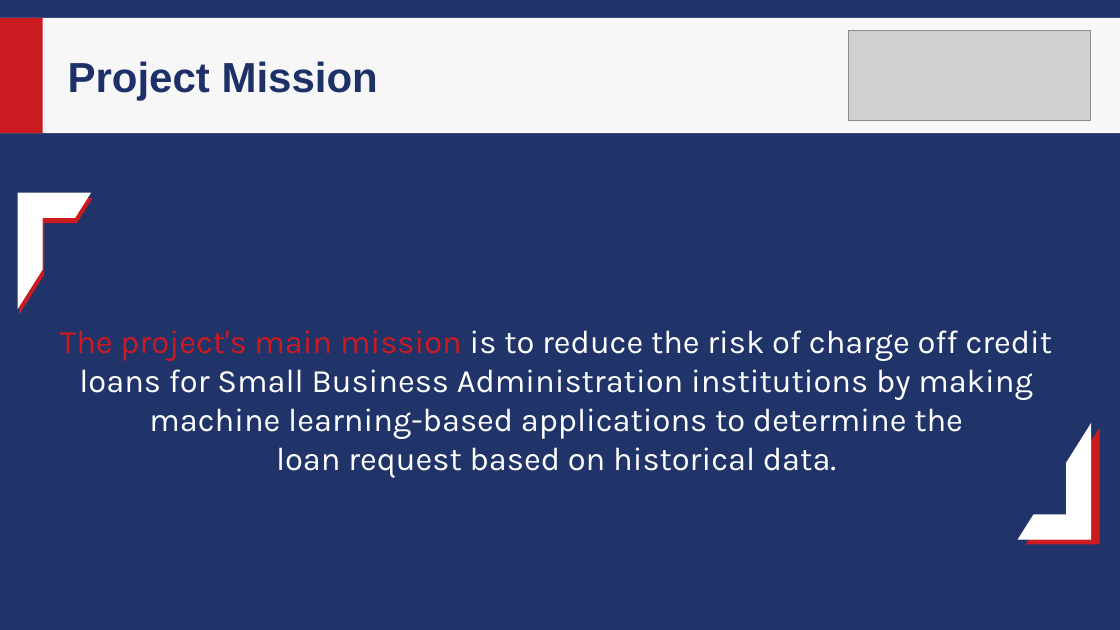
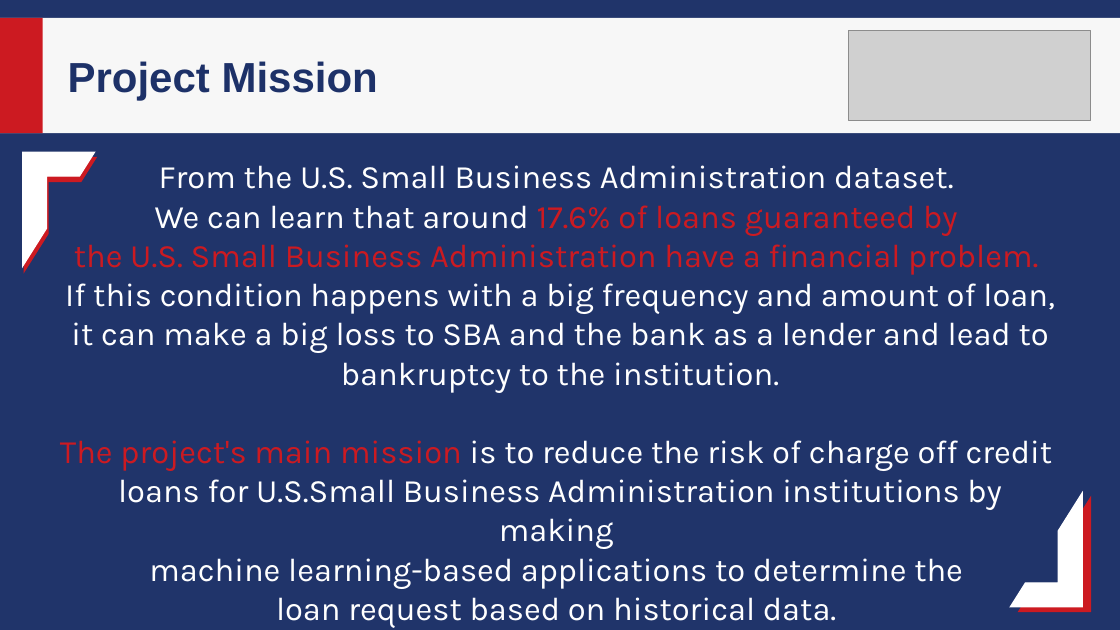
Before and after one commit to bagjasatia/Final_Project_SBA_Loan_Approval, a slide deck: slide 3 of SBA_Loan_Precentation.pptx. Drawn at 1120x630 pixels with LibreOffice and Linux fonts; fonts in the diff are those of the drawing; grey boxes stand for pictures. Boxes give left, top, right and bottom in pixels: in the first picture for what was removed or moved away, otherwise in the second. Text is boxed around its words. In the diff, an @@ line names an element or a change of style, - is before the commit and + after.

```diff
--- a/SBA_Loan_Precentation.pptx
+++ b/SBA_Loan_Precentation.pptx
@@ half frame: place and size @@
-half frame at <box>18,193,91,308</box>
+half frame at <box>23,152,95,266</box>
@@ half frame: place and size @@
-half frame at <box>19,198,92,313</box>
+half frame at <box>24,158,97,272</box>
@@ text "From the U.S. Small Business ...": place and size @@
-text "From the U.S. Small Business ..." at <box>60,330,1053,478</box>
+text "From the U.S. Small Business ..." at <box>60,165,1054,589</box>
@@ text at <box>65,165,1054,393</box>: paragraphs added @@
+From the U.S. Small Business Administration dataset.
+We can learn that around 17.6% of loans guaranteed by
+the U.S. Small Business Administration have a financial problem.
+If this condition happens with a big frequency and amount of loan,
+it can make a big loss to SBA and the bank as a lender and lead to
+bankruptcy to the institution.
@@ text at <box>118,479,1002,549</box>: text changed @@
-loans for Small Business Administration institutions by making
+loans for U.S.Small Business Administration institutions by making
@@ half frame: place and size @@
-half frame at <box>1019,425,1091,539</box>
+half frame at <box>1011,493,1083,607</box>
@@ half frame: place and size @@
-half frame at <box>1028,429,1100,544</box>
+half frame at <box>1019,497,1091,612</box>
```
Also in this commit, not shown: 2 other slides changed, 4 slides added, 9 other files.
